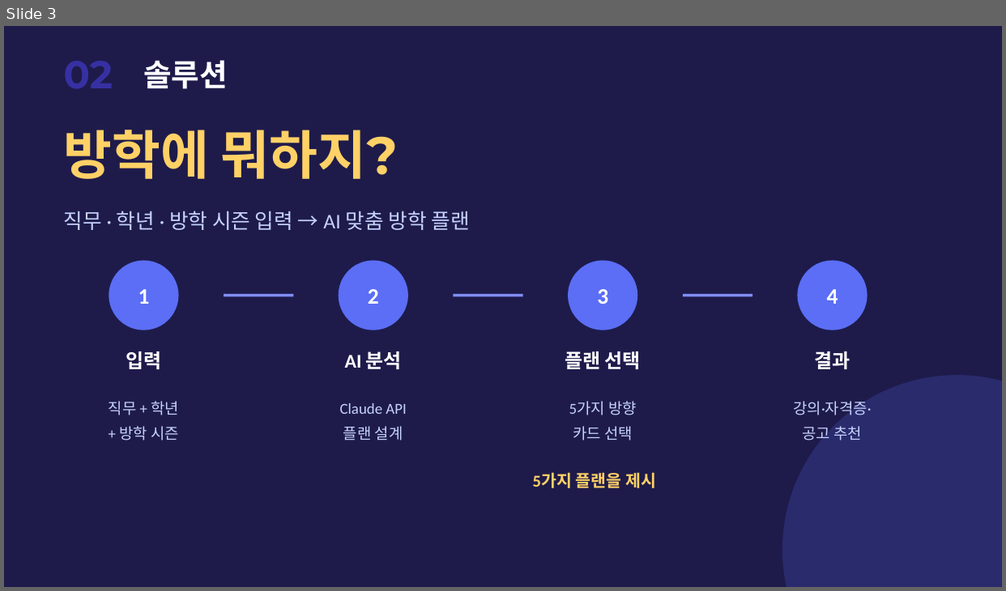
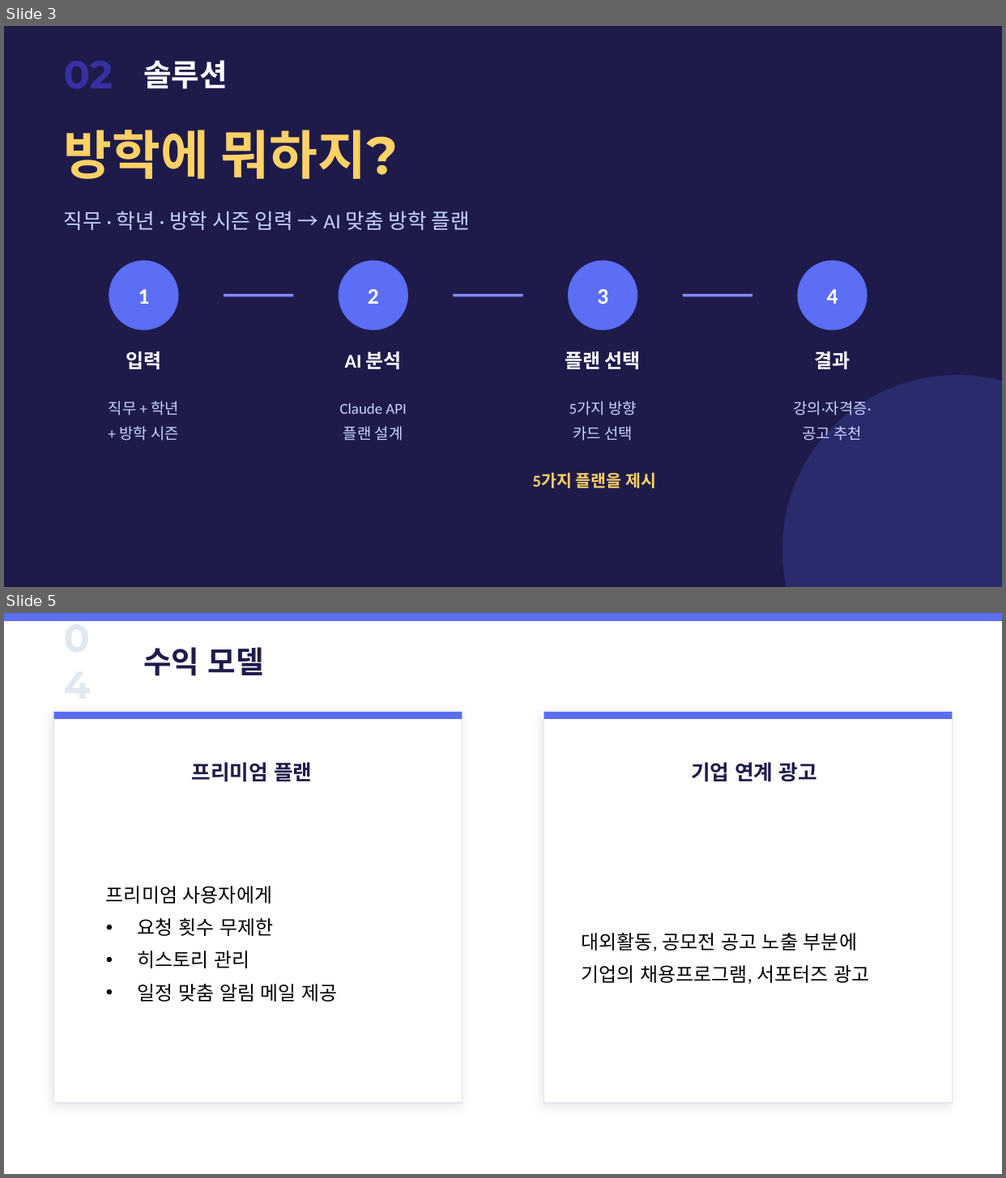
Before and after one commit to jeehwanhee/vacation-planner, a slide deck: 방학에 뭐하지_발표자료.pptx. Shown one above the other, each under a label of ours: slide 3 before the commit, slides 3 and 5 after it; the slides between them are not shown. The pictures are 1006x591 and 1006x1178 pixels, drawn with LibreOffice and Linux fonts; fonts in the diff are those of the drawing. Boxes give left, top, right and bottom in pixels: in the first picture for what was removed or moved away, otherwise in the second. Text is boxed around its words. In the diff, an @@ line names an element or a change of style, - is before the commit and + after.

```diff
--- a/방학에 뭐하지_발표자료.pptx
+++ b/방학에 뭐하지_발표자료.pptx
@@ slide 5 added at [4, 613, 1002, 1174], background #FFFFFF @@
@@ rectangle added at [4, 613, 1002, 621], fill #5B6EF5 @@
@@ text added at [54, 638, 124, 683], 28 pt, text #E2E8F0, bold @@
+04
@@ text added at [143, 647, 264, 676], 22 pt, text #1E1B4B, bold @@
+수익 모델
@@ rectangle added at [54, 712, 462, 1103], fill #FFFFFF, outline #E2E8F0 1 pt @@
@@ rectangle added at [54, 712, 462, 719], fill #5B6EF5 @@
@@ rectangle added at [544, 712, 952, 1103], fill #FFFFFF, outline #E2E8F0 1 pt @@
@@ rectangle added at [544, 712, 952, 719], fill #5B6EF5 @@
@@ text added at [192, 762, 312, 782], 15 pt, text #1E1B4B, bold @@
+프리미엄 플랜
@@ text added at [691, 762, 817, 782], 15 pt, text #1E1B4B, bold @@
+기업 연계 광고
@@ text added at [106, 886, 338, 1002], 14 pt, text #000000 @@
+프리미엄 사용자에게
+• 요청 횟수 무제한
+• 히스토리 관리
+• 일정 맞춤 알림 메일 제공
@@ text added at [581, 933, 869, 984], 14 pt, text #000000 @@
+대외활동, 공모전 공고 노출 부분에
+기업의 채용프로그램, 서포터즈 광고
```
Also in this commit, not shown: 1 slide changed, 3 other files.
